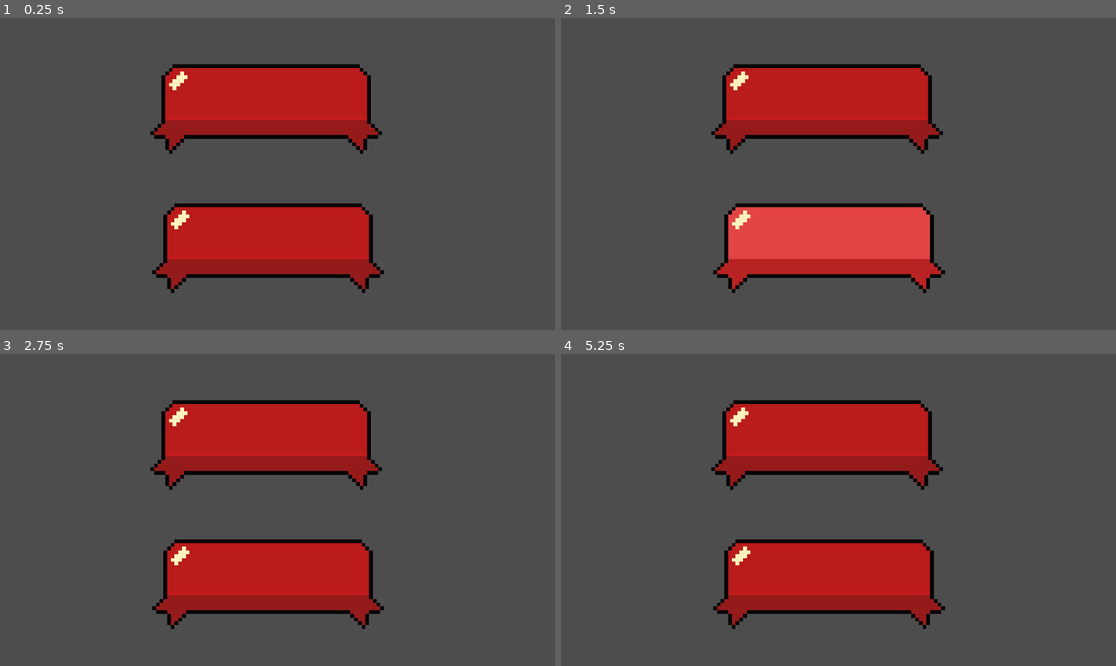
Above: before the commit, frames 1-4 (two rows, left to right).
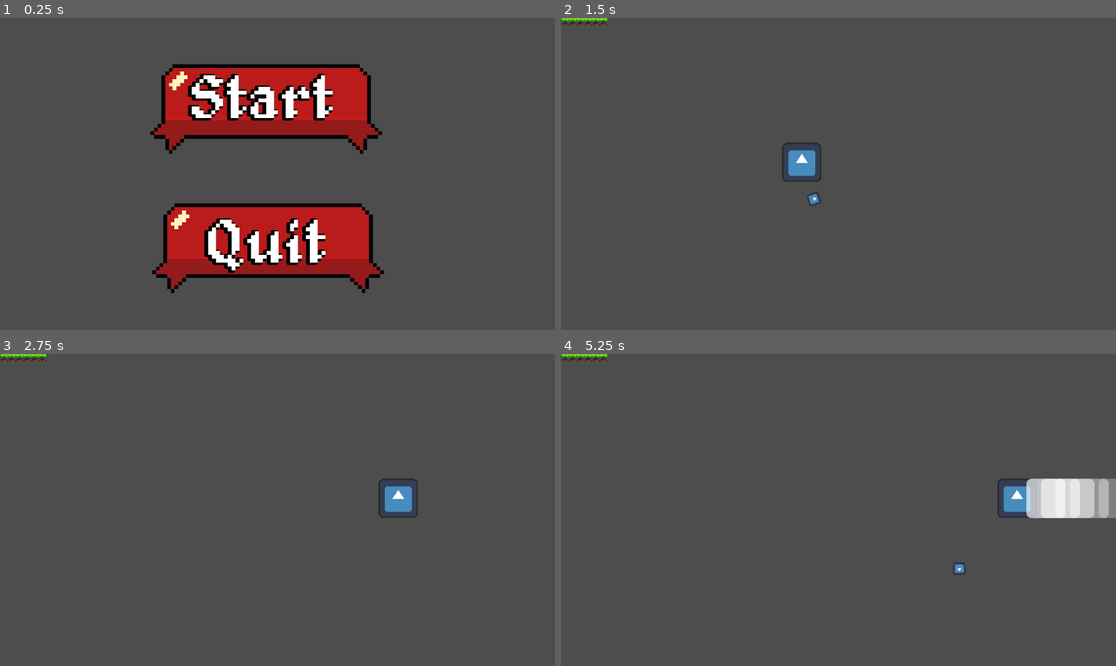
Above: after the commit, the same moments.

Repository: quapin/mattjam
Game: Godot game, scene res://src/UI/mainMenu.tscn
The game is run twice, just before and just after one commit, with the same random seed, the same clock (stepped at 60 frames per second) and the same inputs. The engine's default icon, where the game draws it, is replaced by a stand-in: a white triangle on a blue panel in a dark square.
Inputs (mouse positions are in pixels of both pictures, inside the frame that each line leads up to):
- Up to frame 1 (0.25 s): no input
- Up to frame 2 (1.5 s): click (827, 108) at 0.52 s; click (827, 245) at 1.27 s
- Up to frame 3 (2.75 s): move the mouse to (399, 494) at 2.02 s; hold D (right) from 2.03 s (still down); tap Space (dash) at 2.1 s
- Up to frame 4 (5.25 s): move the mouse to (727, 525) at 2.77 s; release D (right) at 2.78 s; hold S (down) 2.78-3.53 s; click (727, 525) at 2.85 s; move the mouse to (894, 441) at 3.52 s; hold D (right) 3.53-4.28 s; tap Space (dash) at 3.6, 5.1 s; move the mouse to (810, 572) at 4.27 s; hold W (up) 4.28-5.03 s; click (810, 572) at 4.35 s; move the mouse to (1005, 556) at 5.02 s; hold A (left) from 5.03 s (still down)

The runs differ from the first frame. In frame 1, 4.5% of the frame differs, in the area x 33-60%, y 17-82%; in frame 2, 19%; in frame 3, 19%; in frame 4, 21%, in the area x 0-100%, y 0-89%.

Commit message:
Main Menu Edits

Diff:
--- a/src/UI/mainMenu.tscn
+++ b/src/UI/mainMenu.tscn
@@ -1,9 +1,24 @@
-[gd_scene load_steps=5 format=3 uid="uid://b2p166oadhenp"]
+[gd_scene load_steps=8 format=3 uid="uid://b2p166oadhenp"]
 
 [ext_resource type="Script" path="res://src/scripts/mainMenu.gd" id="1_d45ex"]
 [ext_resource type="Texture2D" uid="uid://dn404uls3p4bp" path="res://assets/buttons/button64x25.png" id="2_tq75a"]
 [ext_resource type="Texture2D" uid="uid://cdj6wik3f0rgk" path="res://assets/buttons/buttonPressed.png" id="3_eo1j6"]
 [ext_resource type="Texture2D" uid="uid://b2hrlk2ir5e3g" path="res://assets/buttons/buttonHover.png" id="4_tmd1t"]
+[ext_resource type="FontFile" uid="uid://dtf6nlic4sbjs" path="res://assets/buttons/alagard.ttf" id="5_e8blt"]
+
+[sub_resource type="LabelSettings" id="LabelSettings_em46g"]
+font = ExtResource("5_e8blt")
+font_size = 130
+shadow_size = 15
+shadow_color = Color(0, 0, 0, 1)
+shadow_offset = Vector2(-4, 1)
+
+[sub_resource type="LabelSettings" id="LabelSettings_6sofe"]
+font = ExtResource("5_e8blt")
+font_size = 130
+shadow_size = 15
+shadow_color = Color(0, 0, 0, 1)
+shadow_offset = Vector2(-4, 1)
 
 [node name="Main Menu" type="Control"]
 layout_mode = 3
@@ -14,7 +29,7 @@
 grow_vertical = 2
 script = ExtResource("1_d45ex")
 
-[node name="TextureButton" type="TextureButton" parent="."]
+[node name="StartButton" type="TextureButton" parent="."]
 layout_mode = 0
 offset_left = 304.0
 offset_top = 88.0
@@ -25,7 +40,16 @@
 texture_hover = ExtResource("4_tmd1t")
 stretch_mode = 0
 
-[node name="TextureButton2" type="TextureButton" parent="."]
+[node name="StartLabel" type="Label" parent="StartButton"]
+layout_mode = 0
+offset_left = 94.0
+offset_top = 22.0
+offset_right = 521.0
+offset_bottom = 164.0
+text = "Start"
+label_settings = SubResource("LabelSettings_em46g")
+
+[node name="QuitButton" type="TextureButton" parent="."]
 layout_mode = 0
 offset_left = 308.0
 offset_top = 377.0
@@ -35,3 +59,15 @@
 texture_pressed = ExtResource("3_eo1j6")
 texture_hover = ExtResource("4_tmd1t")
 stretch_mode = 0
+
+[node name="QuitLabel" type="Label" parent="QuitButton"]
+layout_mode = 0
+offset_left = 124.0
+offset_top = 33.0
+offset_right = 377.0
+offset_bottom = 156.0
+text = "Quit"
+label_settings = SubResource("LabelSettings_6sofe")
+
+[connection signal="button_up" from="StartButton" to="." method="_on_start_button_button_up"]
+[connection signal="button_up" from="QuitButton" to="." method="_on_quit_button_button_up"]
--- a/src/scripts/mainMenu.gd
+++ b/src/scripts/mainMenu.gd
@@ -2,11 +2,11 @@
 
 
 
-
-
+# When Start Button gets released
 func _on_start_button_button_up():
 	get_tree().change_scene_to_file("res://levels/test level.tscn")
 
+# When Quit Button gets released
 
 
 
Binary file added: assets/buttons/Grawust-1GM4j.ttf
Not shown, added: assets/buttons/Grawust-1GM4j.ttf.import
Binary file added: assets/buttons/alagard.ttf
Not shown, added: assets/buttons/alagard.ttf.import
